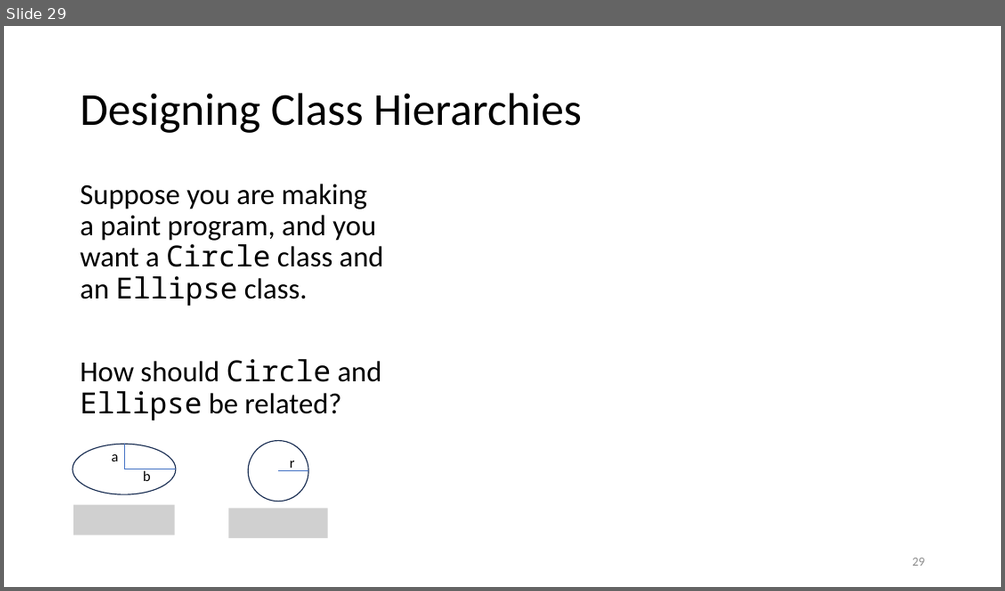
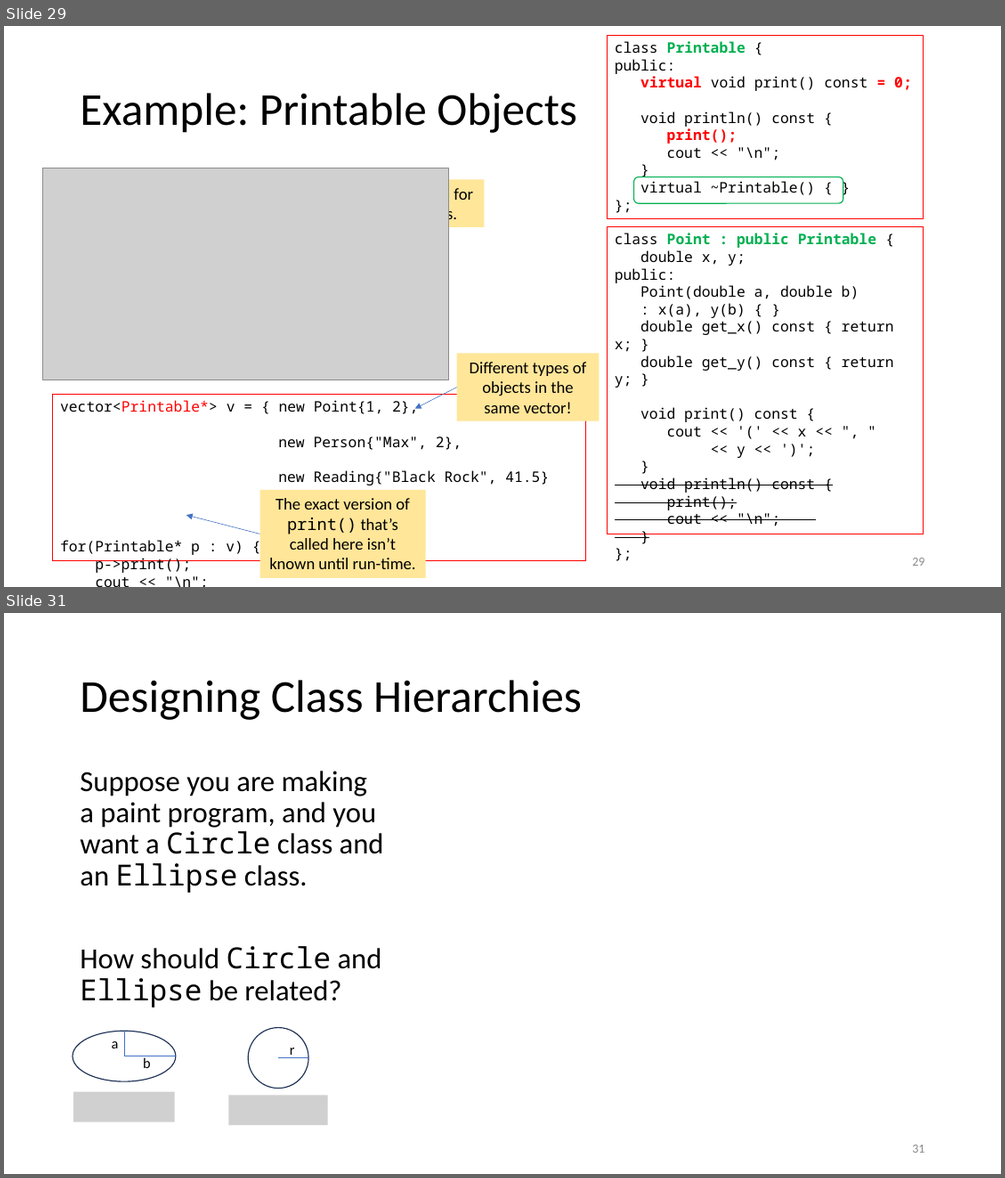
Before and after one commit to tjd1234/cmpt135spring2024, a slide deck: sample_code/week6/week6_cmpt135.pptx. Shown one above the other, each under a label of ours: slide 29 before the commit, slides 29 and 31 after it; the slides between them are not shown. The pictures are 1005x591 and 1005x1178 pixels, drawn with LibreOffice and Linux fonts; fonts in the diff are those of the drawing; grey boxes stand for pictures. Boxes give left, top, right and bottom in pixels: in the first picture for what was removed or moved away, otherwise in the second. Text is boxed around its words. In the diff, an @@ line names an element or a change of style, - is before the commit and + after.

Commit message:
updated

```diff
--- a/sample_code/week6/week6_cmpt135.pptx
+++ b/sample_code/week6/week6_cmpt135.pptx
@@ slide 29 added at (4, 26, 1001, 587), background #FFFFFF @@
@@ rectangle added at (607, 35, 923, 219), outline #FF0000 0.75 pt, 14 pt, text #000000 @@
+class Printable {
+public:
+virtual void print() const = 0;
+void println() const {
+print();
+cout << "\n";
+}
+virtual ~Printable() { }
+};
@@ title added at (80, 93, 577, 133), 44 pt, text #000000 @@
+Example: Printable Objects
@@ picture added at (43, 168, 449, 379) @@
@@ text added at (396, 185, 473, 224), 16 pt, text #000000 @@
+The class diagram for the final classes.
@@ rounded rectangle added at (633, 177, 843, 203), outline #00B050 1 pt @@
@@ rectangle added at (607, 226, 923, 534), outline #FF0000 0.75 pt, 14 pt, text #000000 @@
+class Point : public Printable {
+double x, y;
+public:
+Point(double a, double b)
+: x(a), y(b) { }
+double get_x() const { return x; }
+double get_y() const { return y; }
+void print() const {
+cout << '(' << x << ", "
+<< y << ')';
+}
+void println() const {
+print();
+cout << "\n";
+}
+};
@@ rectangle added at (457, 353, 599, 421), fill #FFE699, 16 pt, text #000000 @@
+Different types of objects in the same vector!
@@ rectangle added at (53, 394, 585, 560), outline #FF0000 0.75 pt, 14 pt, text #000000 @@
+vector<Printable*> v = { new Point{1, 2},
+new Person{"Max", 2},
+new Reading{"Black Rock", 41.5}
+};
+for(Printable* p : v) {
+p->print();
+cout << "\n";
+}
@@ arrow added from (457, 387) to (415, 409), #4472C4 0.5 pt @@
@@ rectangle added at (259, 490, 425, 578), fill #FFE699, 16 pt, text #000000 @@
+The exact version of print() that’s called here isn’t known until run-time.
@@ arrow added from (259, 534) to (186, 515), #4472C4 0.5 pt @@
@@ page number added at (912, 557, 924, 565), 12 pt, text #8C8C8C @@
+29
@@ what was slide 29 is now slide 31 @@
@@ page number at (912, 1144, 924, 1152): text changed @@
-29
+31
```
Also in this commit, not shown: 1 other slide added.
